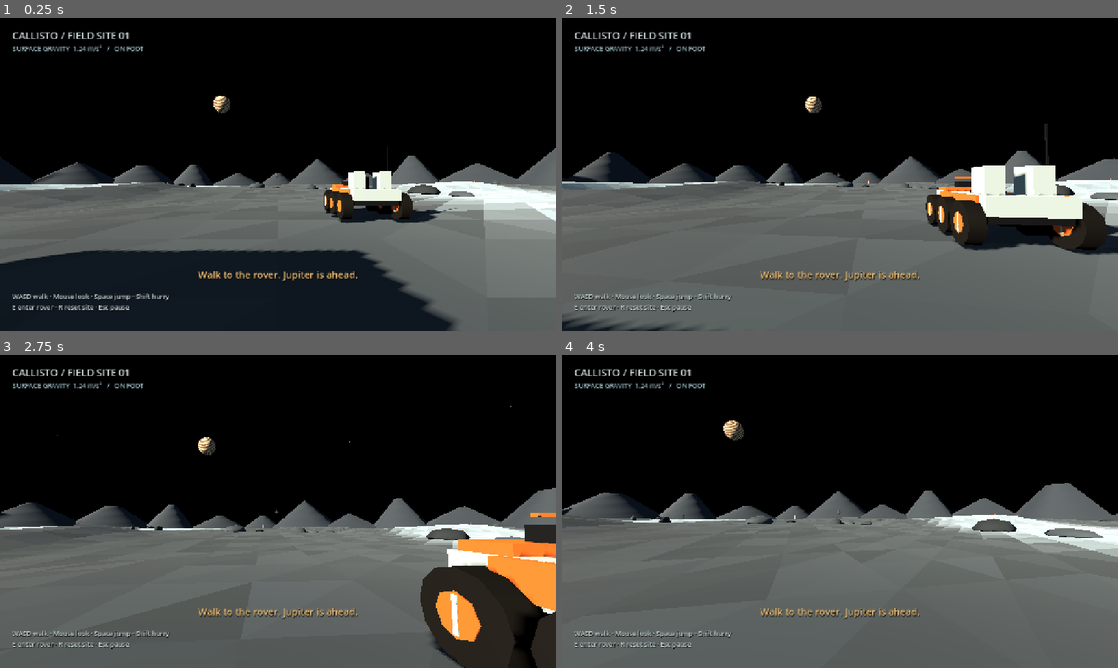
Above: before the commit, frames 1-4 (two rows, left to right).
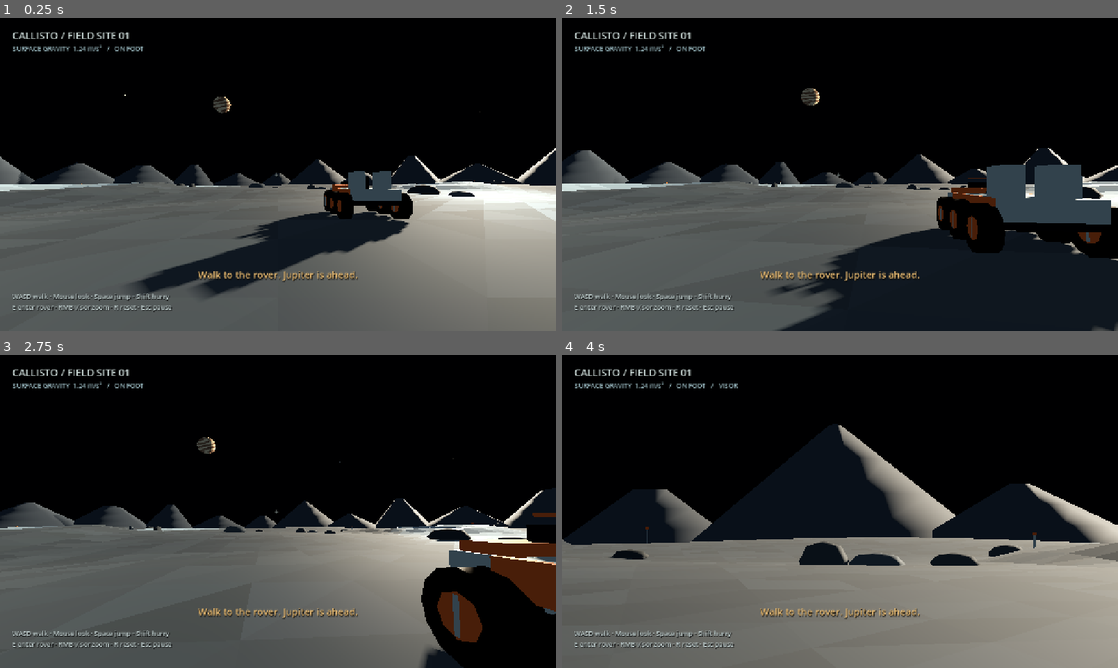
Above: after the commit, the same moments.

Repository: kileader/jovian-wake-callisto
Game: Godot game, scene res://game/playground.tscn
The game is run twice, just before and just after one commit, with the same random seed, the same clock (stepped at 60 frames per second) and the same inputs.
Inputs (mouse positions are in pixels of both pictures, inside the frame that each line leads up to):
- Up to frame 1 (0.25 s): no input
- Up to frame 2 (1.5 s): tap Enter at 0.5 s; move the mouse to (867, 174) at 0.52 s; hold Right mouse button (visor_zoom, bound only after the commit) 0.53-1.28 s; hold W (move_forward) from 0.53 s (still down); click (867, 174) at 0.67 s; move the mouse to (812, 174) at 1.27 s; tap E (interact) at 1.35 s; click (812, 174) at 1.42 s
- Up to frame 3 (2.75 s): keep holding W (move_forward); right-click (250, 511) at 1.55 s; move the mouse to (289, 505) at 2.02 s; hold Shift (sprint) from 2.03 s (still down); click (289, 505) at 2.17 s; right-click (289, 505) at 2.3 s
- Up to frame 4 (4 s): keep holding W (move_forward); move the mouse to (834, 517) at 2.77 s; release Shift (sprint) at 2.78 s; right-click (834, 517) at 2.85 s; click (834, 517) at 2.92 s; move the mouse to (878, 514) at 3.52 s; hold Right mouse button (visor_zoom, bound only after the commit) from 3.53 s (still down); click (878, 514) at 3.67 s

The runs differ from the first frame. In frame 1, 34% of the frame differs, in the area x 0-100%, y 24-100%; in frame 2, 27%; in frame 3, 18%; in frame 4, 36%, in the area x 0-100%, y 9-100%.

Commit message:
Preserve jump momentum and scale the Jovian sky accurately

Diff:
--- a/game/astronaut.gd
+++ b/game/astronaut.gd
@@ -6,6 +6,8 @@
 const JUMP_SPEED := 1.65 # ~1.1 m ascent, ~2.7 s flight on level ground.
 const MOUSE_SENSITIVITY := 0.0022
 const PAD_LOOK_SPEED := 2.1
+const NORMAL_FOV := 75.0
+const ZOOM_FOV := 20.0
 
 var head: Node3D
 var camera: Camera3D
@@ -33,7 +35,7 @@
 	head.position.y = 1.65
 	add_child(head)
 	camera = Camera3D.new()
-	camera.fov = 75.0
+	camera.fov = NORMAL_FOV
 	camera.near = 0.06
 	camera.far = 8000.0
 	head.add_child(camera)
@@ -60,6 +62,7 @@
 	step_motion(delta, movement, jumping, running)
 
 func step_motion(delta: float, movement: Vector2, jumping: bool, running: bool = false) -> void:
+	var grounded := is_on_floor()
 	coyote_time = 0.12 if is_on_floor() else maxf(0.0, coyote_time - delta)
 	jump_buffer = 0.12 if jumping else maxf(0.0, jump_buffer - delta)
 	if is_on_floor() and velocity.y < 0.0:
@@ -71,9 +74,12 @@
 		coyote_time = 0.0
 	var desired := transform.basis * Vector3(movement.x, 0.0, movement.y)
 	desired *= RUN_SPEED if running else WALK_SPEED
-	var acceleration := 16.0 if is_on_floor() else 3.4
-	velocity.x = move_toward(velocity.x, desired.x, acceleration * delta)
-	velocity.z = move_toward(velocity.z, desired.z, acceleration * delta)
+	# Boots provide horizontal force only while grounded. Turning the camera,
+	# releasing the stick, or pressing the opposite direction cannot brake or
+	# redirect a ballistic jump in vacuum. Wall collisions can still stop it.
+	if grounded:
+		velocity.x = move_toward(velocity.x, desired.x, 16.0 * delta)
+		velocity.z = move_toward(velocity.z, desired.z, 16.0 * delta)
 	move_and_slide()
 
 func set_seated(seated: bool) -> void:
--- a/game/controls.gd
+++ b/game/controls.gd
@@ -15,6 +15,9 @@
 	bind("sprint", [key(KEY_SHIFT), button(JOY_BUTTON_LEFT_SHOULDER)])
 	bind("accelerate", [axis(JOY_AXIS_TRIGGER_RIGHT, 1.0)], 0.08)
 	bind("reverse", [axis(JOY_AXIS_TRIGGER_LEFT, 1.0)], 0.08)
+	var right_mouse := InputEventMouseButton.new()
+	right_mouse.button_index = MOUSE_BUTTON_RIGHT
+	bind("visor_zoom", [right_mouse, axis(JOY_AXIS_TRIGGER_LEFT, 1.0)], 0.08)
 	bind("brake", [key(KEY_SPACE), button(JOY_BUTTON_B)])
 	bind("pause_playground", [key(KEY_ESCAPE), button(JOY_BUTTON_START)])
 	bind("reset_playground", [key(KEY_R), button(JOY_BUTTON_Y)])
--- a/game/hud.gd
+++ b/game/hud.gd
@@ -58,15 +58,15 @@
 	parent.add_child(result)
 	return result
 
-func update(occupied: bool, near_rover: bool, speed: float, paused: bool, note: String) -> void:
+func update(occupied: bool, near_rover: bool, speed: float, paused: bool, note: String, zoomed: bool = false) -> void:
 	status.text = "SURFACE GRAVITY  1.24 m/s²   /   " + ("ROVER  %02d km/h" % roundi(absf(speed) * 3.6) if occupied else "ON FOOT")
 	if pad_mode:
-		controls.text = "LS steer · RT drive · LT reverse · B brake · RS look\nX exit rover · Y reset site · Menu pause" if occupied else "LS walk · RS look · A jump · LB hurry\nX enter rover · Y reset site · Menu pause"
+		controls.text = "LS steer · RT drive · LT reverse · B brake · RS look\nX exit rover · Y reset site · Menu pause" if occupied else "LS walk · RS look · A jump · LB hurry\nX enter rover · LT visor zoom · Y reset · Menu pause"
 	else:
-		controls.text = "W/S drive · A/D steer · Space brake · Mouse look\nE exit rover · R reset site · Esc pause" if occupied else "WASD walk · Mouse look · Space jump · Shift hurry\nE enter rover · R reset site · Esc pause"
+		controls.text = "W/S drive · A/D steer · Space brake · Mouse look\nE exit rover · R reset site · Esc pause" if occupied else "WASD walk · Mouse look · Space jump · Shift hurry\nE enter rover · RMB visor zoom · R reset · Esc pause"
 	prompt.text = ("X — EXIT ROVER" if pad_mode else "E — EXIT ROVER") if occupied else ("X — ENTER ROVER" if pad_mode else "E — ENTER ROVER") if near_rover else ""
 	if not note.is_empty():
 		prompt.text = note
 	pause_message.visible = paused
 	pause_message.text = "PAUSED\nMenu to resume · Y to reset" if pad_mode else "PAUSED\nClick or Esc to resume · R to reset"
-	crosshair.visible = not paused
+	crosshair.visible = not paused and not zoomed
--- a/game/playground.gd
+++ b/game/playground.gd
@@ -5,8 +5,7 @@
 const Astronaut = preload("res://game/astronaut.gd")
 const Rover = preload("res://game/rover.gd")
 const HUD = preload("res://game/hud.gd")
-const JUPITER_DIRECTION := Vector3(-0.25, 0.35, -0.9)
-const SUN_DIRECTION := Vector3(-0.65, 0.28, 0.42)
+const JovianSky = preload("res://game/sky.gd")
 const ENTER_DISTANCE := 3.8
 const SAFE_RADIUS := 108.0
 
@@ -83,59 +82,14 @@
 	var sunlight := DirectionalLight3D.new()
 	sunlight.name = "DistantSun"
 	add_child(sunlight)
-	sunlight.look_at(-SUN_DIRECTION, Vector3.UP)
+	sunlight.look_at(-JovianSky.SUN_DIRECTION, Vector3.UP)
 	sunlight.light_color = Color(1.0, 0.91, 0.78)
 	sunlight.light_energy = 1.35
 	sunlight.shadow_enabled = true
 	sunlight.directional_shadow_max_distance = 130.0
 	sunlight.shadow_bias = 0.03
-	sky_objects = Node3D.new()
-	sky_objects.name = "DistantSky"
+	sky_objects = JovianSky.new()
 	add_child(sky_objects)
-	var sphere := SphereMesh.new()
-	# Diameter subtends ~4.3 degrees, approximately Jupiter seen from Callisto.
-	sphere.radius = 180.0
-	sphere.height = 360.0
-	sphere.radial_segments = 64
-	sphere.rings = 32
-	var clouds := ShaderMaterial.new()
-	clouds.shader = preload("res://game/jupiter.gdshader")
-	var jupiter := add_mesh(sky_objects, sphere, JUPITER_DIRECTION.normalized() * 4800.0, clouds)
-	jupiter.name = "Jupiter"
-	jupiter.rotation.z = -0.07
-	jupiter.cast_shadow = GeometryInstance3D.SHADOW_CASTING_SETTING_OFF
-	var sun_mesh := SphereMesh.new()
-	sun_mesh.radius = 5.2
-	sun_mesh.height = 10.4
-	var sun_material := make_material(Color(1.0, 0.95, 0.82), 1.0)
-	sun_material.shading_mode = BaseMaterial3D.SHADING_MODE_UNSHADED
-	var sun := add_mesh(sky_objects, sun_mesh, SUN_DIRECTION.normalized() * 6000.0, sun_material)
-	sun.cast_shadow = GeometryInstance3D.SHADOW_CASTING_SETTING_OFF
-	# Sparse faint stars; deterministic and batched in one draw call.
-	var stars := MultiMesh.new()
-	stars.transform_format = MultiMesh.TRANSFORM_3D
-	stars.use_colors = true
-	var star_mesh := SphereMesh.new()
-	star_mesh.radius = 1.4
-	star_mesh.height = 2.8
-	star_mesh.radial_segments = 4
-	star_mesh.rings = 2
-	stars.mesh = star_mesh
-	stars.instance_count = 180
-	var rng := RandomNumberGenerator.new()
-	rng.seed = 7331
-	for i in range(stars.instance_count):
-		var direction := Vector3(rng.randf_range(-1, 1), rng.randf_range(0.08, 1), rng.randf_range(-1, 1)).normalized()
-		stars.set_instance_transform(i, Transform3D(Basis(), direction * 6500.0))
-		stars.set_instance_color(i, Color(0.35, 0.4, 0.46) * rng.randf_range(0.5, 1.0))
-	var star_field := MultiMeshInstance3D.new()
-	star_field.multimesh = stars
-	var star_material := make_material(Color.WHITE)
-	star_material.vertex_color_use_as_albedo = true
-	star_material.shading_mode = BaseMaterial3D.SHADING_MODE_UNSHADED
-	star_field.material_override = star_material
-	star_field.cast_shadow = GeometryInstance3D.SHADOW_CASTING_SETTING_OFF
-	sky_objects.add_child(star_field)
 
 func create_landmarks() -> void:
 	var white := make_material(Color(0.62, 0.66, 0.65))
@@ -235,6 +189,7 @@
 	astronaut.pitch = 0.04
 	astronaut.head.rotation.x = astronaut.pitch
 	astronaut.camera.make_current()
+	astronaut.camera.fov = Astronaut.NORMAL_FOV
 	show_note("Walk to the rover. Jupiter is ahead.", 4.0)
 
 func near_rover() -> bool:
@@ -333,6 +288,9 @@
 	var camera: Camera3D = rover.camera if rover.occupied else astronaut.camera
 	sky_objects.global_position = camera.global_position
 	if not paused:
+		if not rover.occupied:
+			var target_fov: float = Astronaut.ZOOM_FOV if Input.is_action_pressed("visor_zoom") else Astronaut.NORMAL_FOV
+			astronaut.camera.fov = lerpf(astronaut.camera.fov, target_fov, minf(1.0, delta * 10.0))
 		note_time = maxf(0.0, note_time - delta)
 		if note_time <= 0.0:
 			note = ""
@@ -342,4 +300,7 @@
 	if maxf(absf(body.position.x), absf(body.position.z)) > 103.0 and note.is_empty():
 		note = "Survey boundary — turn back toward the landing site."
 		note_time = 0.15
-	hud.update(rover.occupied, near_rover(), rover.speed, paused, note)
+	hud.update(rover.occupied, near_rover(), rover.speed, paused, note, not rover.occupied and astronaut.camera.fov < 50.0)
+	if not rover.occupied and astronaut.camera.fov < 50.0:
+		var target: String = sky_objects.focused_body(camera)
+		hud.status.text += "   /   VISOR" + (" — " + target.to_upper() if not target.is_empty() else "")
--- /dev/null
+++ b/game/sky.gd
@@ -0,0 +1,118 @@
+extends Node3D
+## A static, plausible arrangement, not a live astronomical ephemeris.
+## Dimensions use JPL radii/orbital distances; positions use chosen circular phases.
+
+const SKY_DISTANCE := 4800.0
+const CALLISTO_ORBIT_KM := 1882700.0
+const CALLISTO_RADIUS_KM := 2410.3
+const JUPITER_RADIUS_KM := 71492.0
+# Approximate polar radius derived from JPL mean/equatorial radii (69911/71492).
+const JUPITER_POLAR_KM := 66853.1
+const SUN_RADIUS_KM := 696000.0
+const SUN_DISTANCE_KM := 778000000.0
+const JUPITER_DIRECTION := Vector3(-0.25, 0.35, -0.9)
+const SUN_DIRECTION := Vector3(0.68, 0.24, -0.68)
+const MOONS := [
+	{"name": "Io", "orbit": 421800.0, "radius": 1821.49, "phase": 2.1, "color": Color(0.77, 0.66, 0.38)},
+	{"name": "Europa", "orbit": 671100.0, "radius": 1560.8, "phase": -1.4, "color": Color(0.8, 0.77, 0.69)},
+	{"name": "Ganymede", "orbit": 1070400.0, "radius": 2631.2, "phase": 0.97, "color": Color(0.52, 0.5, 0.47)},
+]
+
+static func angular_diameter(radius_km: float, distance_km: float) -> float:
+	return rad_to_deg(2.0 * asin(radius_km / distance_km))
+
+static func observer_position() -> Vector3:
+	# The local up vector places the observer on Callisto's actual surface.
+	return -JUPITER_DIRECTION.normalized() * CALLISTO_ORBIT_KM + Vector3.UP * CALLISTO_RADIUS_KM
+
+static func moon_relative(moon: Dictionary) -> Vector3:
+	var radial := -JUPITER_DIRECTION.normalized()
+	var tangent := JUPITER_DIRECTION.cross(Vector3.UP).normalized()
+	var position_km: Vector3 = (radial * cos(float(moon.phase)) + tangent * sin(float(moon.phase))) * float(moon.orbit)
+	return position_km - observer_position()
+
+func _ready() -> void:
+	name = "DistantSky"
+	var clouds := ShaderMaterial.new()
+	clouds.shader = preload("res://game/jupiter.gdshader")
+	var jupiter := body("Jupiter", JUPITER_RADIUS_KM, -observer_position(), clouds, JUPITER_POLAR_KM / JUPITER_RADIUS_KM)
+	var orbit_normal := JUPITER_DIRECTION.cross(Vector3.UP).normalized().cross(JUPITER_DIRECTION.normalized()).normalized()
+	jupiter.quaternion = Quaternion(Vector3.UP, orbit_normal)
+	for moon in MOONS:
+		var material := StandardMaterial3D.new()
+		material.albedo_color = moon.color
+		material.roughness = 1.0
+		body(moon.name, float(moon.radius), moon_relative(moon), material)
+	var sunlight := StandardMaterial3D.new()
+	sunlight.shading_mode = BaseMaterial3D.SHADING_MODE_UNSHADED
+	sunlight.albedo_color = Color(1.0, 0.95, 0.82)
+	body("Sun", SUN_RADIUS_KM, SUN_DIRECTION.normalized() * SUN_DISTANCE_KM, sunlight)
+	# A small optical glare makes the subpixel solar disk findable without
+	# pretending the disk itself is larger. No atmospheric halo is simulated.
+	var glare := MeshInstance3D.new()
+	var quad := QuadMesh.new()
+	quad.size = Vector2(45.0, 45.0)
+	glare.mesh = quad
+	glare.position = SUN_DIRECTION.normalized() * (SKY_DISTANCE - 20.0)
+	var glow := ShaderMaterial.new()
+	glow.shader = preload("res://game/sun_glare.gdshader")
+	glare.material_override = glow
+	glare.cast_shadow = GeometryInstance3D.SHADOW_CASTING_SETTING_OFF
+	add_child(glare)
+	glare.look_at(Vector3.ZERO, Vector3.UP)
+	stars()
+
+func body(label: String, radius_km: float, relative_km: Vector3, material: Material, flattening: float = 1.0) -> MeshInstance3D:
+	var sphere := SphereMesh.new()
+	sphere.radius = SKY_DISTANCE * radius_km / relative_km.length()
+	sphere.height = sphere.radius * 2.0 * flattening
+	sphere.radial_segments = 64 if label == "Jupiter" else 24
+	sphere.rings = 32 if label == "Jupiter" else 12
+	var instance := MeshInstance3D.new()
+	instance.name = label
+	instance.mesh = sphere
+	instance.material_override = material
+	instance.position = relative_km.normalized() * SKY_DISTANCE
+	instance.cast_shadow = GeometryInstance3D.SHADOW_CASTING_SETTING_OFF
+	add_child(instance)
+	return instance
+
+func focused_body(camera: Camera3D) -> String:
+	var closest := ""
+	var best_alignment := cos(deg_to_rad(2.5))
+	var forward := -camera.global_transform.basis.z
+	for label in ["Jupiter", "Io", "Europa", "Ganymede", "Sun"]:
+		var object := get_node(label) as Node3D
+		var direction := (object.global_position - camera.global_position).normalized()
+		var alignment := forward.dot(direction)
+		if alignment > best_alignment:
+			best_alignment = alignment
+			closest = label
+	return closest
+
+func stars() -> void:
+	var instances := MultiMesh.new()
+	instances.transform_format = MultiMesh.TRANSFORM_3D
+	instances.use_colors = true
+	var mesh := SphereMesh.new()
+	mesh.radius = 1.4
+	mesh.height = 2.8
+	mesh.radial_segments = 4
+	mesh.rings = 2
+	instances.mesh = mesh
+	instances.instance_count = 180
+	var rng := RandomNumberGenerator.new()
+	rng.seed = 7331
+	for i in range(instances.instance_count):
+		var direction := Vector3(rng.randf_range(-1, 1), rng.randf_range(0.08, 1), rng.randf_range(-1, 1)).normalized()
+		instances.set_instance_transform(i, Transform3D(Basis(), direction * 6500.0))
+		instances.set_instance_color(i, Color(0.35, 0.4, 0.46) * rng.randf_range(0.5, 1.0))
+	var field := MultiMeshInstance3D.new()
+	field.multimesh = instances
+	var material := StandardMaterial3D.new()
+	material.albedo_color = Color.WHITE
+	material.vertex_color_use_as_albedo = true
+	material.shading_mode = BaseMaterial3D.SHADING_MODE_UNSHADED
+	field.material_override = material
+	field.cast_shadow = GeometryInstance3D.SHADOW_CASTING_SETTING_OFF
+	add_child(field)
--- /dev/null
+++ b/game/sun_glare.gdshader
@@ -0,0 +1,8 @@
+shader_type spatial;
+render_mode unshaded, cull_disabled, blend_add, depth_draw_never;
+
+void fragment() {
+	float radius = length(UV * 2.0 - 1.0);
+	ALBEDO = vec3(1.0, 0.88, 0.65);
+	ALPHA = pow(max(0.0, 1.0 - radius), 5.0) * 0.35;
+}
--- a/tests/capture_views.gd
+++ b/tests/capture_views.gd
@@ -35,4 +35,13 @@
 	game.exit_rover()
 	game.note = ""
 	await shot("rover-exit")
+	Input.action_press("visor_zoom")
+	game.astronaut.camera.fov = 20.0
+	game.astronaut.camera.look_at(game.sky_objects.get_node("Jupiter").global_position, Vector3.UP)
+	await shot("jupiter-visor")
+	game.astronaut.camera.look_at(game.sky_objects.get_node("Sun").global_position, Vector3.UP)
+	await shot("sun-visor")
+	game.astronaut.camera.look_at(game.sky_objects.get_node("Ganymede").global_position, Vector3.UP)
+	await shot("ganymede-visor")
+	Input.action_release("visor_zoom")
 	quit()
--- a/tests/run_playground.gd
+++ b/tests/run_playground.gd
@@ -1,6 +1,7 @@
 extends SceneTree
 
 const Playground = preload("res://game/playground.gd")
+const JovianSky = preload("res://game/sky.gd")
 var game
 var checks := 0
 var failures := 0
@@ -49,6 +50,14 @@
 	check(game.astronaut.camera.current, "Start in first person")
 	check(game.rover.wheels.size() == 6, "Six rover wheels")
 	check(not game.interact(), "Cannot enter the rover from outside interaction range")
+	check(absf(JovianSky.angular_diameter(71492.0, 1882700.0) - 4.35245) < 0.0001, "Jupiter angular diameter uses real radius and distance")
+	check(absf(JovianSky.angular_diameter(JovianSky.SUN_RADIUS_KM, JovianSky.SUN_DISTANCE_KM) - 0.102514) < 0.00001, "Solar disk uses its angular diameter at Jupiter")
+	var jupiter = game.sky_objects.get_node("Jupiter")
+	check(jupiter.mesh.height < jupiter.mesh.radius * 2.0, "Jupiter is an oblate sphere")
+	for moon in JovianSky.MOONS:
+		var body = game.sky_objects.get_node(moon.name)
+		var expected_ratio: float = float(moon.radius) / JovianSky.moon_relative(moon).length()
+		check(absf(body.mesh.radius / body.position.length() - expected_ratio) < 0.000001, "%s apparent size follows observer distance" % moon.name)
 
 	var start: Vector3 = game.astronaut.position
 	action("move_forward", true)
@@ -69,6 +78,32 @@
 	check(game.astronaut.position.y > ground_y + 0.95, "Low-gravity jump has a modest apex")
 	await frames(110)
 	check(game.astronaut.is_on_floor(), "Jump lands without sinking through terrain")
+	game.reset_site()
+	await frames(35)
+	action("move_forward", true)
+	await frames(40)
+	pad_button(JOY_BUTTON_A, true)
+	await frames(2)
+	pad_button(JOY_BUTTON_A, false)
+	action("move_forward", false)
+	var ballistic_velocity := Vector2(game.astronaut.velocity.x, game.astronaut.velocity.z)
+	action("move_back", true)
+	game.astronaut.look(Vector2(1.0, 0.0))
+	await frames(35)
+	check(Vector2(game.astronaut.velocity.x, game.astronaut.velocity.z).is_equal_approx(ballistic_velocity), "Turning and opposite input cannot redirect a ballistic jump")
+	action("move_back", false)
+	await frames(35)
+	check(Vector2(game.astronaut.velocity.x, game.astronaut.velocity.z).is_equal_approx(ballistic_velocity), "Releasing input cannot brake in midair")
+	await frames(130)
+	check(game.astronaut.is_on_floor() and absf(game.astronaut.velocity.z) < 0.01, "Boots brake only after landing")
+	game.reset_site()
+	await frames(35)
+	pad_axis(JOY_AXIS_TRIGGER_LEFT, 1.0)
+	await frames(30)
+	pad_axis(JOY_AXIS_TRIGGER_LEFT, 0.0)
+	check(game.astronaut.camera.fov < 21.0, "LT zooms the visor on foot")
+	await frames(40)
+	check(game.astronaut.camera.fov > 74.0, "Releasing LT restores normal field of view")
 
 	# Recenter on the rover, and use the actual gamepad input path for entry.
 	game.astronaut.position = game.rover.position + Vector3(2.3, 0.08, 0.0)
@@ -102,6 +137,7 @@
 	await frames(90)
 	pad_axis(JOY_AXIS_TRIGGER_LEFT, 0.0)
 	check(game.rover.speed < -4.0 and game.rover.speed >= -4.51, "LT reverses with a lower speed cap")
+	check(is_equal_approx(game.rover.camera.fov, 78.0), "LT reverses without zooming the rover camera")
 
 	pad_button(JOY_BUTTON_X, true)
 	await frames(2)
Not shown, added: docs/.gdignore
Binary file added: docs/jupiter-visor.png
Binary file changed: docs/playground.png
Not shown, changed: export_presets.cfg
Not shown, added: game/sky.gd.uid
Not shown, added: game/sun_glare.gdshader.uid
Not shown, added: .gitattributes
Not shown, changed: Play.cmd
Not shown, changed: README.md
Not shown, added: docs/sky-scale.md
